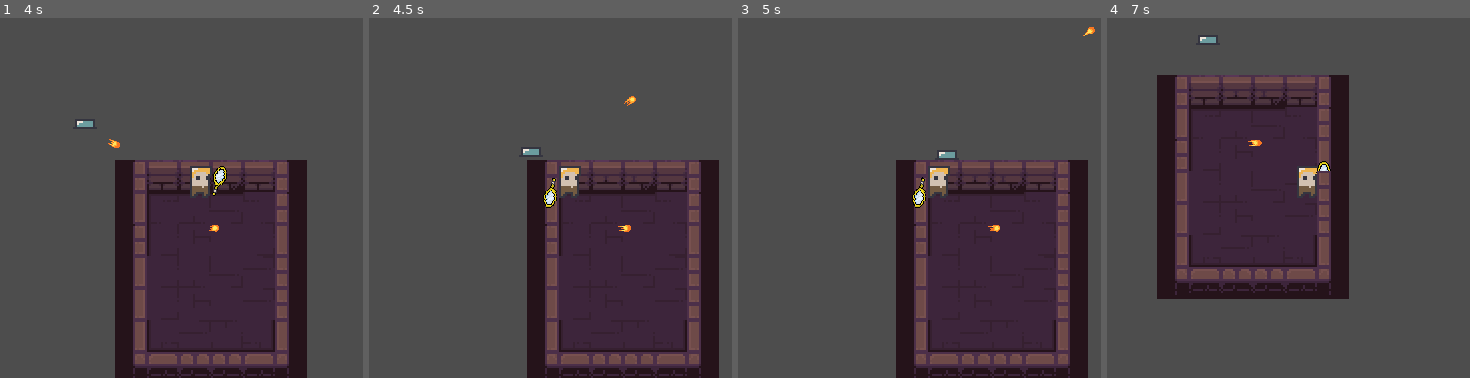
Above: before the commit, frames 1-4 (left to right).
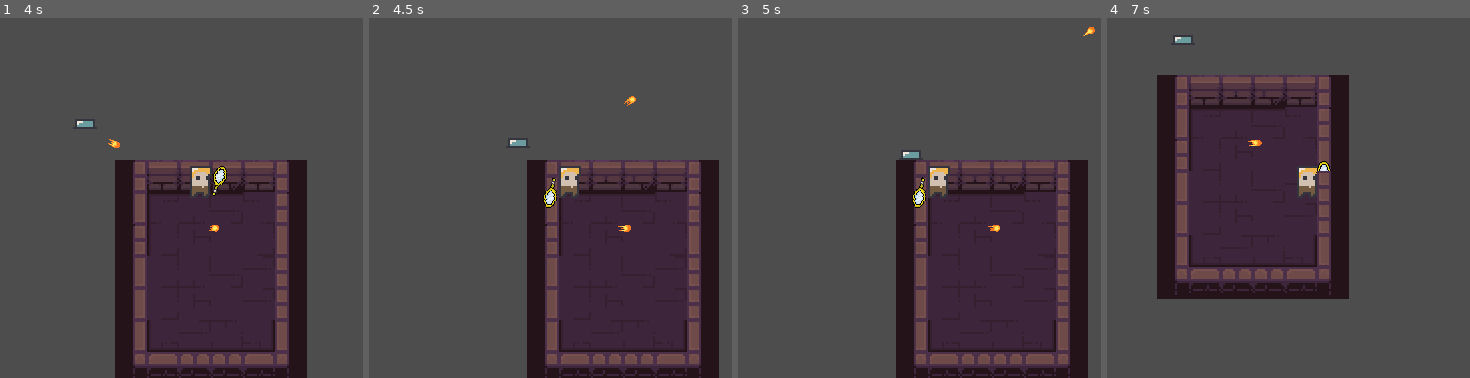
Above: after the commit, the same moments.

Repository: Z3BINI/mirror-attack
Game: Godot game, scene res://scenes/levels/test_level.tscn
Two runs of this game, one before a commit and one after it. Both use one fixed random seed, a clock stepped at 60 frames per second and the inputs below. The project has no main scene, so this scene is started directly.
Inputs (mouse positions are in pixels of both pictures, inside the frame that each line leads up to):
- Up to frame 1 (4 s): move the mouse to (341, 180) at 0.52 s; hold D (move_right) 0.53-1.28 s; tap F (dash) at 0.6, 2.1, 3.6 s; tap Enter at 1.25, 2.75 s; move the mouse to (72, 216) at 1.27 s; hold S (move_down) 1.28-2.03 s; tap Shift (sprint) at 1.35, 2.85 s; tap Space at 2 s; move the mouse to (264, 118) at 2.02 s; hold D (move_right) 2.03-2.78 s; move the mouse to (166, 270) at 2.77 s; hold W (move_up) 2.78-3.53 s; move the mouse to (outside the picture) at 3.52 s; hold A (move_left) from 3.53 s (still down)
- Up to frame 2 (4.5 s): keep holding A (move_left); move the mouse to (376, 144) at 4.27 s; tap Shift (sprint) at 4.35 s
- Up to frame 3 (5 s): keep holding A (move_left)
- Up to frame 4 (7 s): move the mouse to (1339, 198) at 5.02 s; release A (move_left) at 5.03 s; hold S (move_down) 5.03-5.78 s; tap F (dash) at 5.1, 6.6 s; move the mouse to (1212, 108) at 5.77 s; hold D (move_right) 5.78-6.53 s; tap Shift (sprint) at 5.85 s; move the mouse to (1448, 180) at 6.52 s; hold W (move_up) from 6.53 s (still down)

Frame 1 is identical in both runs. In frame 2, 0.1% of the frame differs, in the area x 38-47%, y 33-39%; in frame 3, 0.1%; in frame 4, 0.1%.

Commit message:
Tweaked enemy values

Diff:
--- a/scenes/enemies/enemy.tscn
+++ b/scenes/enemies/enemy.tscn
@@ -32,10 +32,13 @@
 
 [node name="Idle" type="Node" parent="StateMachine" node_paths=PackedStringArray("self_body")]
 script = ExtResource("3_k0fin")
+MIN_IDLE_TIME = 3.0
+MAX_IDLE_TIME = 7.0
 self_body = NodePath("../..")
 
 [node name="Hostile" type="Node" parent="StateMachine" node_paths=PackedStringArray("self_body")]
 script = ExtResource("5_d6eo2")
+CHASE_SPEED = 30.0
 self_body = NodePath("../..")
 
 [node name="AnimationPlayer" type="AnimationPlayer" parent="."]
